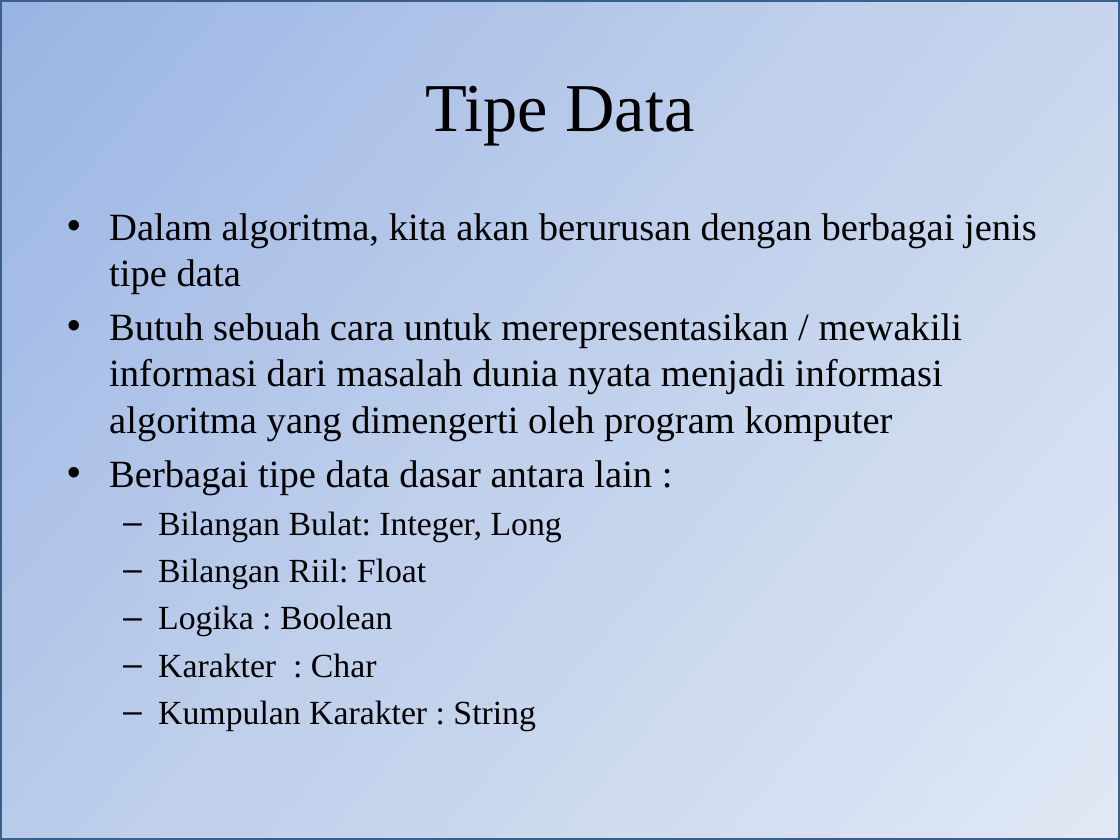
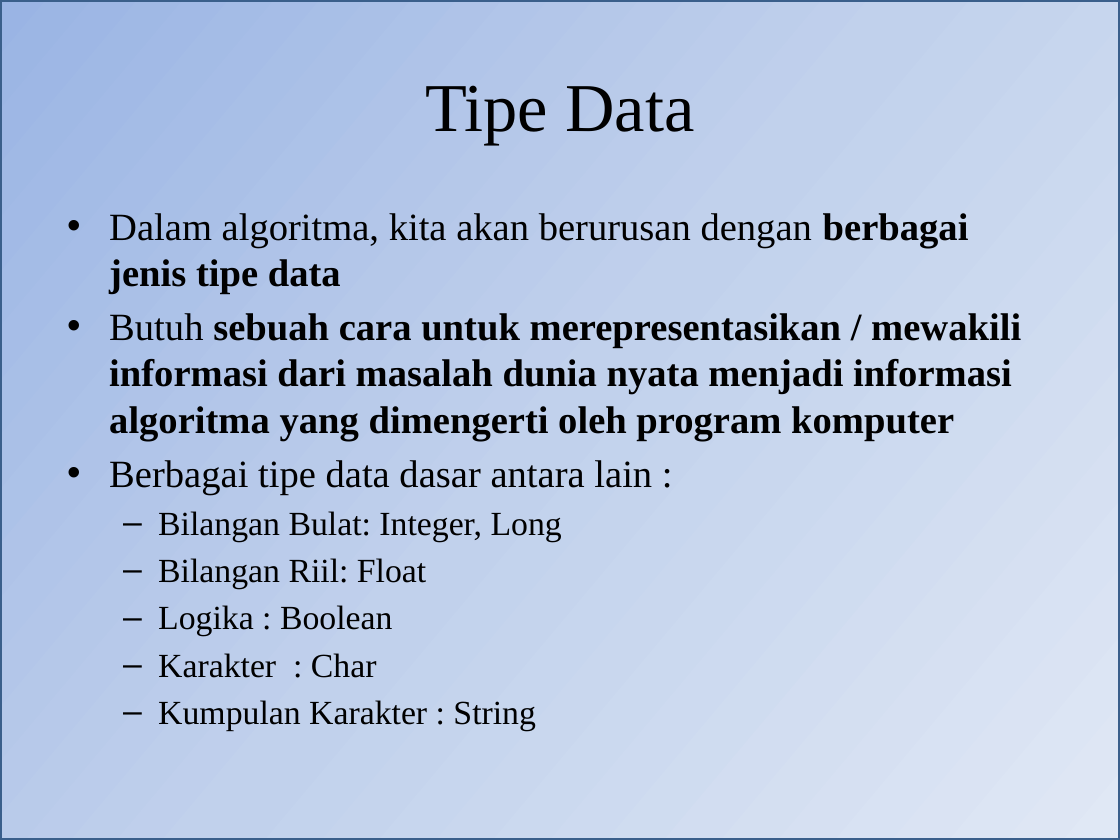
Before and after one commit to blodstone/Pengantar-Algoritma, a slide deck: slide 12 of Presentasi/Pertemuan 2 Pengenalan Algoritma.pptx. Drawn at 1120x840 pixels with LibreOffice and Linux fonts; fonts in the diff are those of the drawing. Boxes give left, top, right and bottom in pixels: in the first picture for what was removed or moved away, otherwise in the second. Text is boxed around its words. In the diff, an @@ line names an element or a change of style, - is before the commit and + after.

```diff
--- a/Presentasi/Pertemuan 2 Pengenalan Algoritma.pptx
+++ b/Presentasi/Pertemuan 2 Pengenalan Algoritma.pptx
@@ text at (109, 213, 1021, 441): bold on in "berbagai jenis tipe data", "sebuah cara untuk merepresentasikan / mewakili informasi ..." @@
```
Also in this commit, not shown: 1 other slide changed, 4 other files.
